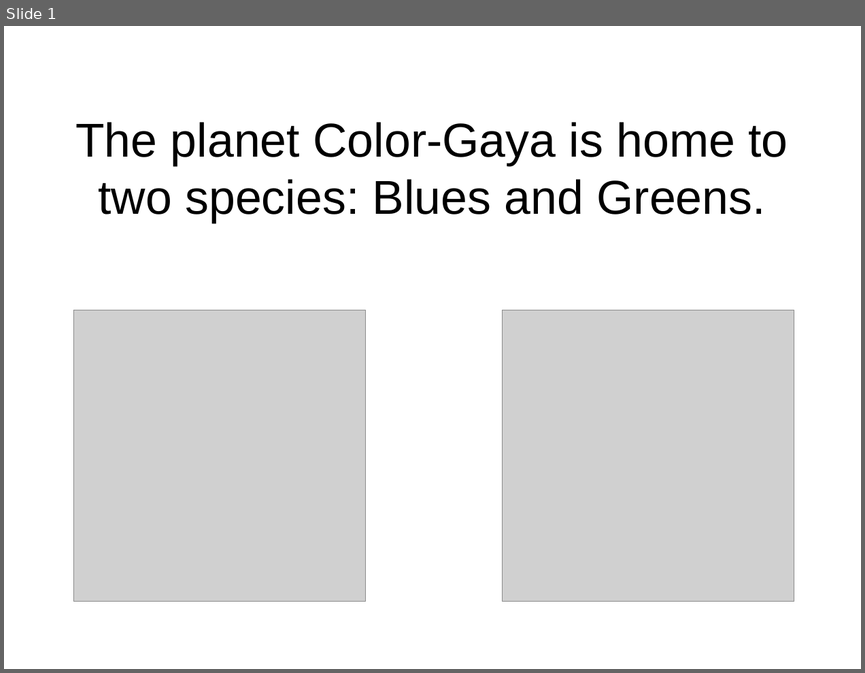
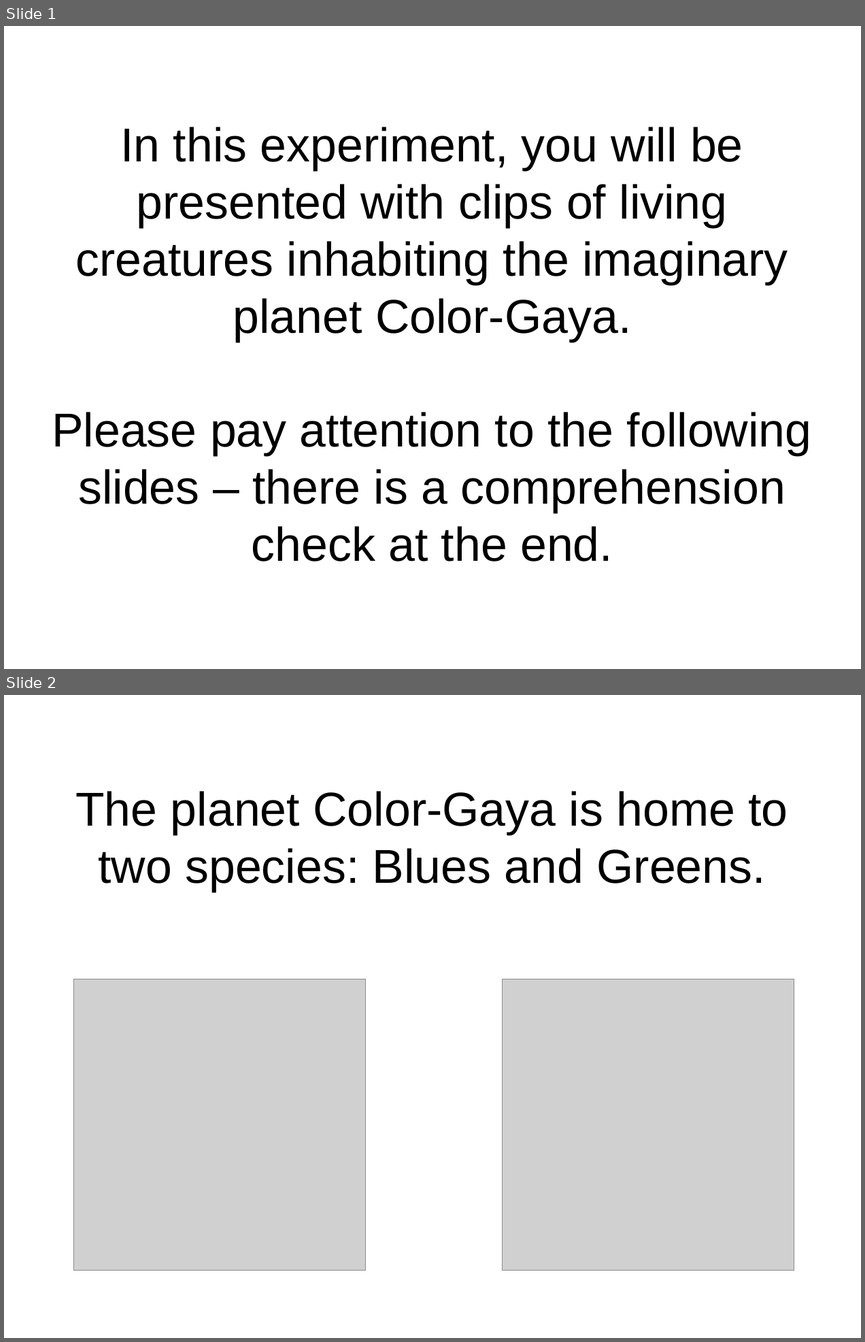
Before and after one commit to flxsosa/MoralDynamics, a slide deck: experiment_template/experiment_slides.odp. Shown one above the other, each under a label of ours: slide 1 before the commit, slides 1 and 2 after it. The pictures are 865x673 and 865x1342 pixels, drawn with LibreOffice and Linux fonts; fonts in the diff are those of the drawing; grey boxes stand for pictures. Boxes give left, top, right and bottom in pixels: in the first picture for what was removed or moved away, otherwise in the second. Text is boxed around its words. In the diff, an @@ line names an element or a change of style, - is before the commit and + after.

```diff
--- a/experiment_template/experiment_slides.odp
+++ b/experiment_template/experiment_slides.odp
@@ slide 1 added at [4,26,861,669], background #FFFFFF @@
@@ title added at [52,127,812,561], 44 pt, text #000000 @@
+In this experiment, you will be presented with clips of living creatures inhabiting the imaginary planet Color-Gaya.
+Please pay attention to the following slides – there is a comprehension check at the end.
@@ what was slide 1 is now slide 2 @@
```
Also in this commit, not shown: 3 slides changed, 9 other slides added, 3 slides removed.
